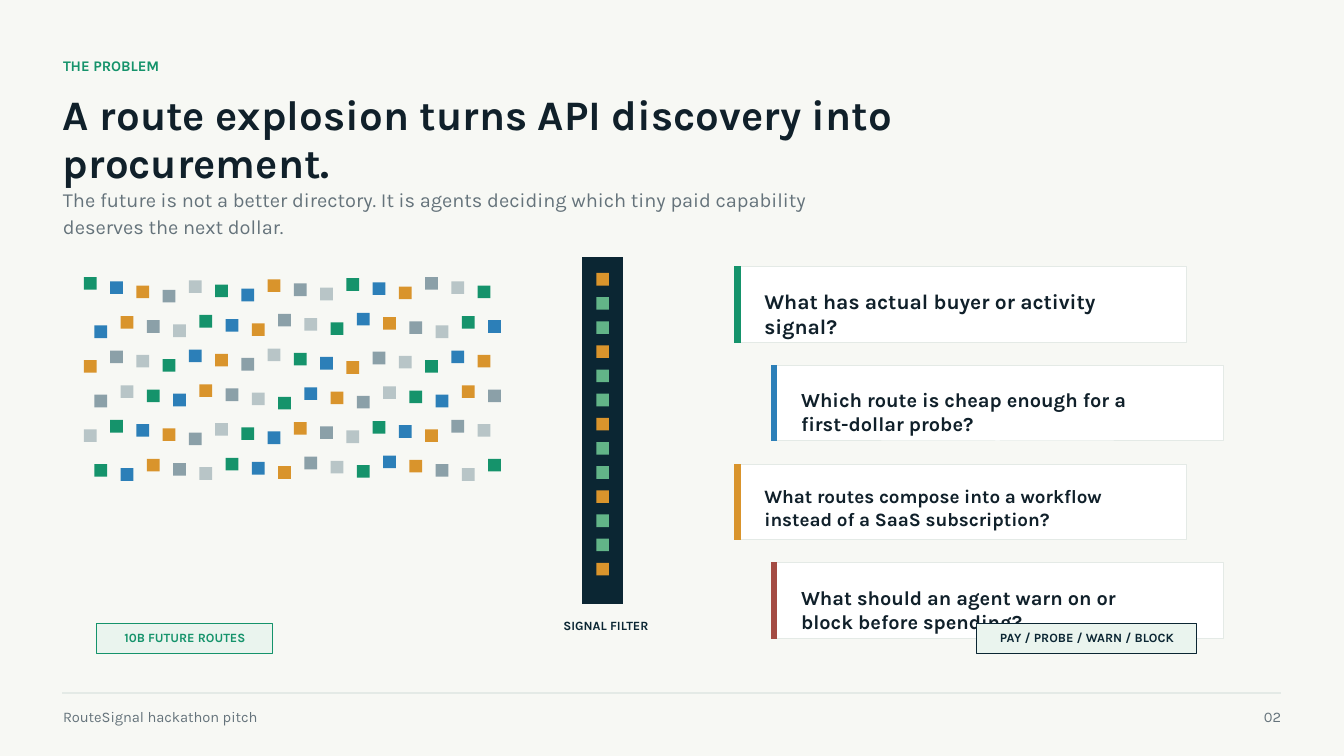
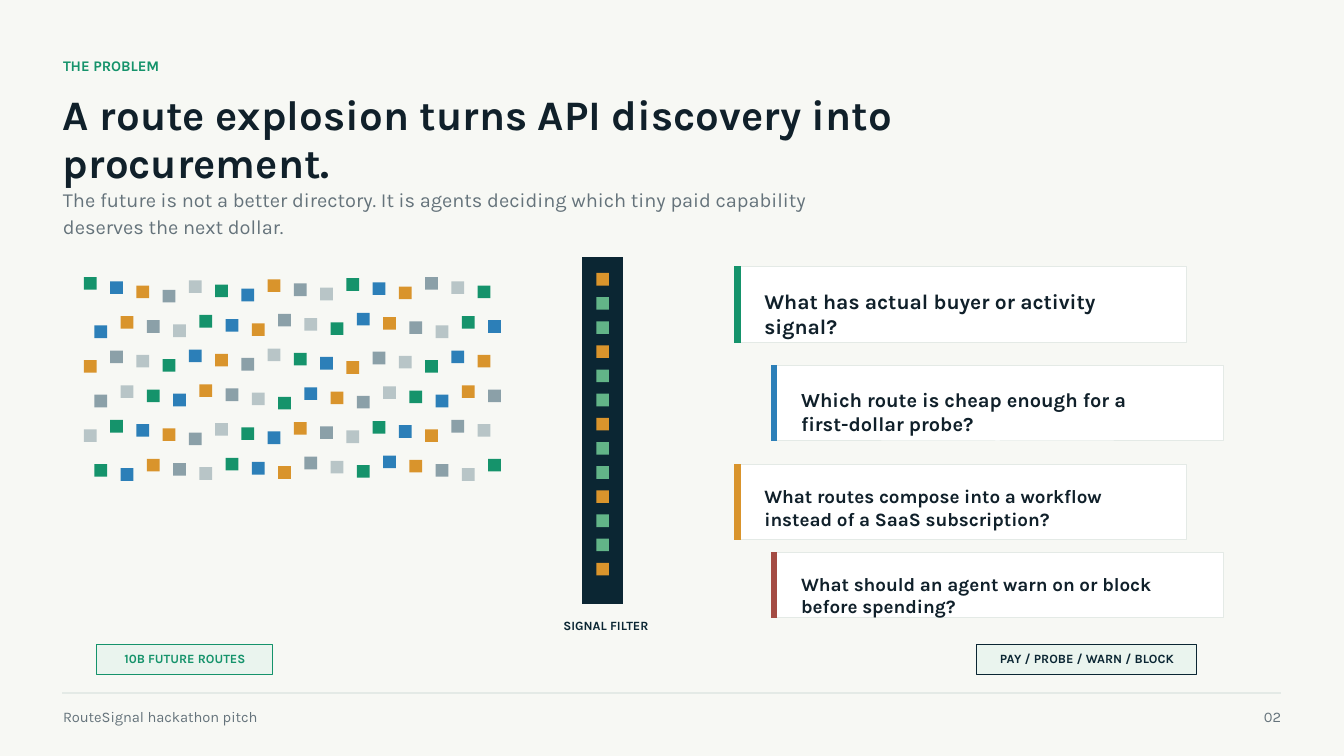
Before and after one commit to greenforestpath/routesignal, a slide deck: slide 2 of pitch/routesignal-hackathon-pitch.pptx. Drawn at 1344x756 pixels with LibreOffice and Linux fonts; fonts in the diff are those of the drawing. Boxes give left, top, right and bottom in pixels: in the first picture for what was removed or moved away, otherwise in the second. Text is boxed around its words. In the diff, an @@ line names an element or a change of style, - is before the commit and + after.

Commit message:
Regenerate RouteSignal pitch artifacts
Update the generated pitch layout JSON, preview images, contact sheet, manifest, and PowerPoint after slide layout polish.

Also surface route matches in compact Wizard recipe cards so cards and workbench both connect recipe steps to captured routes or explicit gaps.

Timestamp: 2026-05-21T04:11:05Z

```diff
--- a/pitch/routesignal-hackathon-pitch.pptx
+++ b/pitch/routesignal-hackathon-pitch.pptx
@@ rectangle: place and size @@
-rectangle at <box>772,563,1224,638</box>
+rectangle at <box>772,553,1224,618</box>
@@ rectangle: place and size @@
-rectangle at <box>772,563,777,638</box>
+rectangle at <box>772,553,777,618</box>
@@ text "What should an agent warn ...": place and size @@
-text "What should an agent warn ..." at <box>801,591,1116,635</box>
+text "What should an agent warn ..." at <box>801,578,1151,618</box>
@@ text "What should an agent warn ..." at <box>801,578,1151,618</box>: size 14.2 to 13.5 pt @@
@@ 2 texts, 2 rectangles: place and size @@
-2 texts, 2 rectangles at <box>97,624,1198,653</box>
+2 texts, 2 rectangles at <box>97,645,1198,675</box>
```
Also in this commit, not shown: 2 other slides changed, 15 other files.
